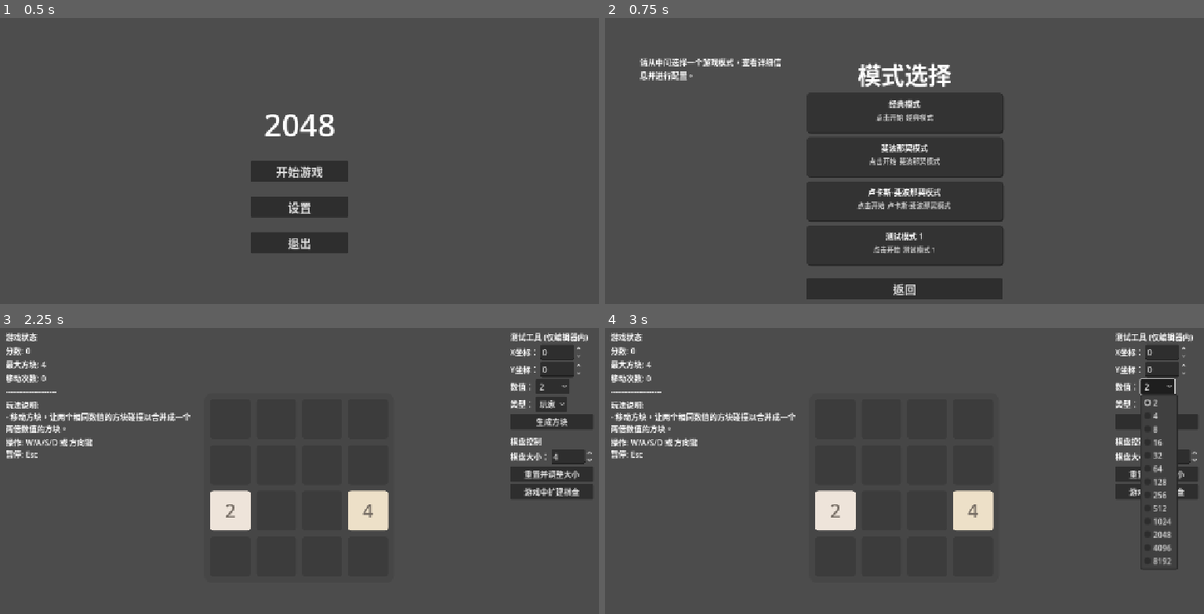
Above: before the commit, frames 1-4 (two rows, left to right).
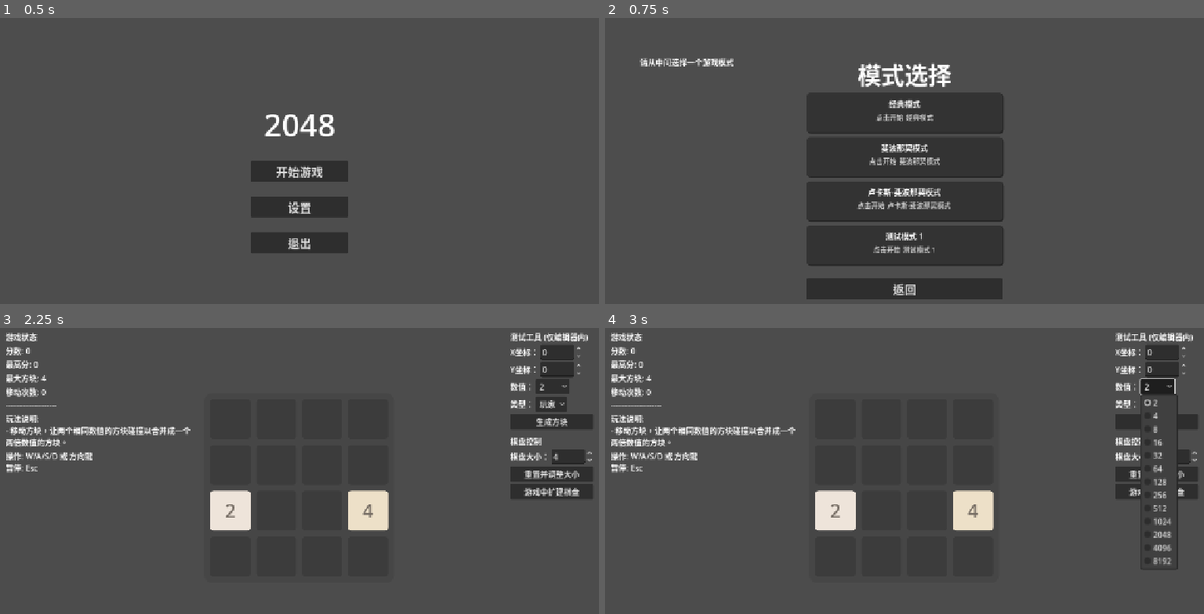
Above: after the commit, the same moments.

Repository: C76GN/2048-all-in-one
Game: Godot game, scene res://scenes/main_menu.tscn
Two runs of this game, one before a commit and one after it. Both use one fixed random seed, a clock stepped at 60 frames per second and the inputs below.
Inputs (mouse positions are in pixels of both pictures, inside the frame that each line leads up to):
- Up to frame 1 (0.5 s): no input
- Up to frame 2 (0.75 s): click "开始游戏" at 0.5 s
- Up to frame 3 (2.25 s): click (299, 422) at 1.25 s; click "开始游戏" at 2 s
- Up to frame 4 (3 s): click "2" at 2.75 s

Frame 1 is identical in both runs. In frame 2, 0.4% of the frame differs, in the area x 5-30%, y 13-22%; in frame 3, 2.4%, in the area x 1-32%, y 11-51%; in frame 4, 2.4%.

Commit message:
Refactor to use global EventBus for game events
Introduced a global EventBus singleton to decouple event communication between systems. Updated game_board, game_play, rules, and UI scripts to emit and listen for events via EventBus instead of direct signal connections. Refactored HUD and mode selection UI for more persistent and efficient updates. Improved HUD data aggregation and formatting, and standardized rule interfaces for HUD context data.

Diff:
--- /dev/null
+++ b/global/event_bus.gd
@@ -0,0 +1,34 @@
+# global/event_bus.gd
+
+## EventBus: 一个全局事件总线单例。
+##
+## 用于解耦游戏中的各个系统。系统可以向总线发射信号，
+## 而其他系统可以监听这些信号，从而实现通信，而无需直接引用彼此。
+extends Node
+
+## 在分数更新时发出。
+## @param amount: 新增的分数。
+@warning_ignore("unused_signal")
+signal score_updated(amount: int)
+
+## 在一次有效的移动（至少有一个方块移动或合并）完成后发出。
+@warning_ignore("unused_signal")
+signal move_made
+
+## 当有怪物在交互中被消灭时发出。
+@warning_ignore("unused_signal")
+signal monster_killed
+
+## 当游戏根据规则判定为失败时发出。
+@warning_ignore("unused_signal")
+signal game_lost
+
+## 当需要更新HUD显示时发出。
+## @param display_data: 一个包含所有要在HUD上显示的信息的字典。
+@warning_ignore("unused_signal")
+signal hud_update_requested(display_data: Dictionary)
+
+## 当棋盘尺寸发生改变时发出（重置或扩建后）。
+## @param new_grid_size: 棋盘的新尺寸。
+@warning_ignore("unused_signal")
+signal board_resized(new_grid_size: int)
--- a/project.godot
+++ b/project.godot
@@ -19,6 +19,7 @@
 
 GlobalGameManager="*res://global/game_manager.gd"
 SaveManager="*res://global/save_manager.gd"
+EventBus="*res://global/event_bus.gd"
 
 [display]
 
--- a/scripts/game_board.gd
+++ b/scripts/game_board.gd
@@ -4,19 +4,8 @@
 ##
 ## 该脚本处理棋盘的初始化、方块的生成、移动和交互。它被设计为一个通用的“执行者”，
 ## 自身不包含任何具体的游戏规则（如如何合并、如何算输），而是通过外部注入的规则对象来执行逻辑。
-## 通过信号与游戏主场景进行通信，实现了逻辑与表现的分离。
+## 通过全局事件总线（EventBus）发布游戏事件，实现了逻辑与表现的分离。
 extends Control
-
-# --- 信号定义 ---
-
-## 当一次有效的移动成功执行后发出。
-signal move_made
-## 当游戏根据规则无法再进行下去时发出。
-signal game_lost
-## 当棋盘完成重置或扩建后发出，传递新的尺寸。
-signal board_resized(new_grid_size)
-## 当一次合并产生分数时发出。
-signal score_updated(amount)
 
 # --- 常量与预加载资源 ---
 
@@ -108,7 +97,7 @@
 			for tween in move_tweens:
 				await tween.finished
 
-		move_made.emit()
+		EventBus.move_made.emit()
 		_check_game_over()
 
 ## 生成一个指定信息的方块。
@@ -175,8 +164,7 @@
 	is_initialized = false
 	grid_size = new_size
 
-	initialize_board()
-	board_resized.emit(grid_size)
+	EventBus.board_resized.emit(grid_size)
 
 ## 在游戏进行中扩建棋盘（只能变大）。
 func live_expand(new_size: int) -> void:
@@ -196,7 +184,7 @@
 		grid[x].fill(null)
 
 	_animate_expansion(old_size, new_size)
-	board_resized.emit(grid_size)
+	EventBus.board_resized.emit(grid_size)
 
 ## 遍历整个网格，返回所有空格子坐标的数组。
 func get_empty_cells() -> Array:
@@ -257,7 +245,7 @@
 
 				# 如果交互结果包含分数，则发出信号
 				if result.has("score"):
-					score_updated.emit(result["score"])
+					EventBus.score_updated.emit(result["score"])
 
 				i += 2
 				continue
@@ -283,7 +271,7 @@
 func _check_game_over() -> void:
 	# 将判断逻辑委托给注入的规则对象。
 	if game_over_rule.is_game_over(self, interaction_rule):
-		game_lost.emit()
+		EventBus.game_lost.emit()
 
 # --- 视觉与动画 ---
 
--- a/scripts/modes/game_play.gd
+++ b/scripts/modes/game_play.gd
@@ -26,13 +26,21 @@
 var is_game_over: bool = false
 var score: int = 0
 var current_grid_size: int = 4
-
-## Godot生命周期函数：在节点进入场景树时被调用，负责整个游戏场景的初始化。
+var initial_high_score: int = 0
+
+## Godot生命周期函数：在节点进入场景树时被调用。
 func _ready() -> void:
+	_initialize_game()
+
+## [内部函数] 负责整个游戏场景的初始化或重置。
+## @param new_grid_size: 如果提供（大于-1），则使用此尺寸，否则从GlobalGameManager获取。
+func _initialize_game(new_grid_size: int = -1) -> void:
 	# 步骤1: 从 GlobalGameManager 加载所选的游戏模式配置和棋盘大小。
 	var config_path = GlobalGameManager.get_selected_mode_config_path()
-	# 从 GlobalGameManager 获取棋盘大小
-	current_grid_size = GlobalGameManager.get_selected_grid_size()
+	if new_grid_size > -1:
+		current_grid_size = new_grid_size
+	else:
+		current_grid_size = GlobalGameManager.get_selected_grid_size()
 
 	if config_path != "":
 		mode_config = load(config_path)
@@ -41,6 +49,10 @@
 		push_error("错误: 无法加载游戏模式配置。")
 		get_tree().quit()
 		return
+
+	# 在游戏开始时，获取并存储一次最高分。
+	var mode_id = mode_config.resource_path.get_file().get_basename()
+	initial_high_score = SaveManager.get_high_score(mode_id, current_grid_size)
 
 	# 在初始化GameBoard前，设置其 grid_size 属性
 	game_board.grid_size = current_grid_size
@@ -72,7 +84,7 @@
 			for node_key in required_nodes:
 				if required_nodes[node_key] == "Timer":
 					var new_timer = Timer.new()
-					add_child(new_timer) # 将Timer添加到场景树以使其运行
+					add_child(new_timer)
 					created_nodes[node_key] = new_timer
 
 		# 将所有依赖项（棋盘、创建的节点）注入规则实例。
@@ -87,15 +99,15 @@
 	rule_manager.dispatch_event(RuleManager.Events.INITIALIZE_BOARD)
 
 	_initialize_test_tools()
-	_update_stats_display()
+	_update_and_publish_hud_data()
 
 ## Godot生命周期函数：每帧调用。用于处理需要高频更新的逻辑，例如UI倒计时。
 func _process(_delta: float) -> void:
 	# 每帧更新UI，因为有些规则（如计时器）是实时变化的。
 	if not is_game_over:
-		_update_stats_display()
-
-## [内部函数] 集中管理所有节点和规则的信号连接。
+		_update_and_publish_hud_data()
+
+## [内部函数] 集中管理所有信号连接。
 func _connect_signals() -> void:
 	# 连接来自输入控制器的信号
 	if is_instance_valid(input_controller):
@@ -104,41 +116,32 @@
 		if not input_controller.pause_toggled.is_connected(_toggle_pause_menu):
 			input_controller.pause_toggled.connect(_toggle_pause_menu)
 
-	# 连接来自核心组件的信号
-	if not game_board.move_made.is_connected(_on_game_board_move_made):
-		game_board.move_made.connect(_on_game_board_move_made)
-
-	if not game_board.game_lost.is_connected(_on_game_lost):
-		game_board.game_lost.connect(_on_game_lost)
-
-	if not game_board.board_resized.is_connected(_on_board_resized):
-		game_board.board_resized.connect(_on_board_resized)
-
-	if not game_board.score_updated.is_connected(_on_score_updated):
-		game_board.score_updated.connect(_on_score_updated)
-
-	# 连接来自UI菜单的信号
 	if not pause_menu.resume_game.is_connected(_on_resume_game):
 		pause_menu.resume_game.connect(_on_resume_game)
-
 	if not pause_menu.restart_game.is_connected(_on_restart_game):
 		pause_menu.restart_game.connect(_on_restart_game)
-
 	if not pause_menu.return_to_main_menu.is_connected(_on_return_to_main_menu):
 		pause_menu.return_to_main_menu.connect(_on_return_to_main_menu)
 
 	if not game_over_menu.restart_game.is_connected(_on_restart_game):
 		game_over_menu.restart_game.connect(_on_restart_game)
-
 	if not game_over_menu.return_to_main_menu.is_connected(_on_return_to_main_menu):
 		game_over_menu.return_to_main_menu.connect(_on_return_to_main_menu)
 
-	# 连接来自规则的信号
+	# --- 连接来自规则和EventBus的信号 ---
 	if is_instance_valid(rule_manager) and not rule_manager.spawn_tile_requested.is_connected(game_board.spawn_tile):
 		rule_manager.spawn_tile_requested.connect(game_board.spawn_tile)
 
-	if is_instance_valid(interaction_rule) and not interaction_rule.monster_killed.is_connected(_on_monster_killed):
-		interaction_rule.monster_killed.connect(_on_monster_killed)
+	if not EventBus.move_made.is_connected(_on_move_made):
+		EventBus.move_made.connect(_on_move_made)
+	if not EventBus.game_lost.is_connected(_on_game_lost):
+		EventBus.game_lost.connect(_on_game_lost)
+	if not EventBus.score_updated.is_connected(_on_score_updated):
+		EventBus.score_updated.connect(_on_score_updated)
+	if not EventBus.monster_killed.is_connected(_on_monster_killed):
+		EventBus.monster_killed.connect(_on_monster_killed)
+	if not EventBus.board_resized.is_connected(_on_board_resized):
+		EventBus.board_resized.connect(_on_board_resized)
 
 # --- 信号处理函数 ---
 
@@ -147,20 +150,15 @@
 	if is_game_over: return
 	game_board.handle_move(direction)
 
-## 当 GameBoard 发出 move_made 信号时调用。
-func _on_game_board_move_made() -> void:
+func _on_move_made() -> void:
 	move_count += 1
-
-	# 通过管理器分发“玩家移动”事件，让所有相关规则按优先级执行。
-	# 时间奖励逻辑现在也由RuleManager通过ON_MOVE事件统一处理。
 	rule_manager.dispatch_event(RuleManager.Events.PLAYER_MOVED)
-
-	_update_stats_display()
+	_update_and_publish_hud_data()
 
 ## 当 GameBoard 发出 game_lost 信号时调用。
 func _on_game_lost() -> void:
 	is_game_over = true
-	# 通知所有规则进行清理（如停止计时器）。
+	# 通知所有规则进行清理
 	for rule in all_spawn_rules:
 		rule.teardown()
 
@@ -173,44 +171,50 @@
 ## 当 InteractionRule 报告有怪物被消灭时调用。
 func _on_monster_killed() -> void:
 	monsters_killed += 1
-	# 分发“怪物被消灭”事件，未来可以用于实现“消灭怪物后生成宝箱”等规则。
 	rule_manager.dispatch_event(RuleManager.Events.MONSTER_KILLED)
-	_update_stats_display()
+	_update_and_publish_hud_data()
+
+func _on_score_updated(amount: int) -> void:
+	score += amount
+	_update_and_publish_hud_data()
 
 ## 当棋盘大小改变时，更新测试面板的坐标限制。
 func _on_board_resized(new_size: int):
 	if OS.has_feature("editor") and is_instance_valid(test_panel):
 		test_panel.update_coordinate_limits(new_size)
 
-## 当 GameBoard 发出 score_updated 信号时调用。
-func _on_score_updated(amount: int) -> void:
-	score += amount
-	_update_stats_display() # 分数变化后立即更新显示
-
 # --- UI 更新 & 菜单逻辑 ---
 
-## [内部函数] 聚合所有规则和状态的数据，并更新HUD显示。
-func _update_stats_display() -> void:
+## [内部函数] 聚合所有数据，格式化，并通过EventBus发布给HUD。
+func _update_and_publish_hud_data() -> void:
 	var display_data = {}
 
 	# --- 核心游戏信息 ---
 	display_data["score"] = "分数: %d" % score
+
+	# 使用 initial_high_score 进行实时比较和显示
+	if score > initial_high_score:
+		display_data["high_score"] = "最高分: %d [color=yellow](新纪录!)[/color]" % score
+	else:
+		display_data["high_score"] = "最高分: %d" % initial_high_score
+
 	display_data["highest_tile"] = "最大方块: %d" % game_board.get_max_player_value()
 	display_data["move_count"] = "移动次数: %d" % move_count
 
-	# --- 模式特定信息 (通过上下文传递给规则) ---
+	# --- 规则动态信息 ---
+	var player_values = game_board.get_all_player_tile_values()
+	var player_values_set = {}
+	for v in player_values: player_values_set[v] = true
+
+	var rule_context = {
+		"monsters_killed": monsters_killed, "score": score, "move_count": move_count,
+		"all_player_values": player_values, "max_player_value": game_board.get_max_player_value(),
+		"player_values_set": player_values_set
+	}
+
 	if is_instance_valid(interaction_rule):
-		# 创建一个上下文，将游戏状态传递给规则，避免规则直接依赖棋盘
-		var context = {
-			"monsters_killed": monsters_killed,
-			"score": score,
-			"move_count": move_count,
-			"all_player_values": game_board.get_all_player_tile_values(),
-			"max_player_value": game_board.get_max_player_value()
-		}
-		var interaction_data = interaction_rule.get_display_data(context)
-		if not interaction_data.is_empty():
-			display_data.merge(interaction_data)
+		var interaction_data = interaction_rule.get_hud_context_data(rule_context)
+		_format_interaction_data(display_data, interaction_data)
 
 	# --- 规则动态信息 ---
 	# 从所有规则中聚合需要显示的动态数据（如计时器）
@@ -220,22 +224,66 @@
 			display_data.merge(rule_data)
 
 	# --- 静态帮助信息 ---
-	display_data["separator"] = "--------------------" # 分隔符
+	display_data["separator"] = "--------------------"
 	if not mode_config.mode_description.is_empty():
 		display_data["description"] = mode_config.mode_description
-
 	display_data["controls"] = "操作: W/A/S/D 或 方向键\n暂停: Esc"
 
-	hud.update_display(display_data)
-
-## [内部函数] 切换暂停菜单的可见性及游戏的暂停状态。
+	EventBus.hud_update_requested.emit(display_data)
+
+## [内部辅助] 将来自规则的原始数据格式化为HUD所需的数据结构。
+func _format_interaction_data(p_display_data: Dictionary, p_raw_data: Dictionary):
+	# 战斗模式
+	if p_raw_data.has("monsters_killed"):
+		p_display_data["monsters_killed"] = "消灭怪物: %d" % p_raw_data["monsters_killed"]
+
+	# 斐波那契模式
+	if p_raw_data.has("fib_sequence"):
+		var fib_data_for_ui = [{"text": "合成序列:", "color": Color.WHITE}]
+		var player_set = p_raw_data["player_values_set"]
+		for num in p_raw_data["fib_sequence"]:
+			var item = {"text": str(num), "color": Color.GRAY}
+			if player_set.has(num): item["color"] = Color.WHITE
+			fib_data_for_ui.append(item)
+		p_display_data["fibonacci_sequence"] = fib_data_for_ui
+
+	# 卢卡斯-斐波那契模式
+	if p_raw_data.has("luc_sequence"):
+		var player_set = p_raw_data["player_values_set"]
+		var synthesis_data = p_raw_data.get("synthesis_data", {})
+		var highlight_fib_components = {}
+		var highlight_lucas_set = {}
+
+		if not synthesis_data.is_empty():
+			highlight_fib_components[synthesis_data["f_minus_1"]] = true
+			highlight_fib_components[synthesis_data["f_plus_1"]] = true
+			highlight_lucas_set[synthesis_data["l_n"]] = true
+			p_display_data["synthesis_tip_display"] = "合成提示: [color=cyan]%d[/color] + [color=cyan]%d[/color] = [color=yellow]%d[/color]" % [synthesis_data["f_minus_1"], synthesis_data["f_plus_1"], synthesis_data["l_n"]]
+
+		var fib_data_for_ui = [{"text": "斐波那契:", "color": Color.WHITE}]
+		for num in p_raw_data["fib_sequence"]:
+			if num > p_raw_data["max_display_value"]: break
+			var item = {"text": str(num), "color": Color.GRAY}
+			if highlight_fib_components.has(num): item["color"] = Color.CYAN
+			elif player_set.has(num): item["color"] = Color.WHITE
+			fib_data_for_ui.append(item)
+		p_display_data["fib_sequence_display"] = fib_data_for_ui
+
+		var luc_data_for_ui = [{"text": "卢卡斯:", "color": Color.WHITE}]
+		for num in p_raw_data["luc_sequence"]:
+			if num > p_raw_data["max_display_value"]: break
+			var item = {"text": str(num), "color": Color.GRAY}
+			if highlight_lucas_set.has(num): item["color"] = Color.YELLOW
+			elif player_set.has(num): item["color"] = Color.WHITE
+			luc_data_for_ui.append(item)
+		p_display_data["luc_sequence_display"] = luc_data_for_ui
+
 func _toggle_pause_menu():
-	# 仅当游戏未结束时才能暂停
 	if is_game_over: return
 	get_tree().paused = not get_tree().paused
 	pause_menu.toggle()
 
-## [内部函数] 初始化仅在编辑器中可见的测试工具面板。
+## [内部函数] 初始化测试工具。
 func _initialize_test_tools():
 	if not OS.has_feature("with_test_panel") and not OS.has_feature("editor"):
 		test_panel.visible = false
@@ -259,6 +307,7 @@
 	# 2. 使用当前模式的规则来配置TestPanel
 	var spawnable_types = interaction_rule.get_spawnable_types()
 	test_panel.setup_panel(spawnable_types)
+	test_panel.update_coordinate_limits(current_grid_size)
 
 ## 响应来自测试面板的生成方块请求。
 func _on_test_panel_spawn_requested(grid_pos: Vector2i, value: int, type_id: int) -> void:
@@ -281,14 +330,13 @@
 	if is_instance_valid(rule_manager):
 		rule_manager.queue_free()
 
-	is_game_over = false
-	monsters_killed = 0
-	move_count = 0
-	score = 0
+	is_game_over = false; monsters_killed = 0; move_count = 0; score = 0
+
+	# 先清理棋盘，但不在这里设置尺寸，交由 _initialize_game 统一处理
 	game_board.reset_and_resize(new_size, mode_config.board_theme)
 
-	# 重置后，重新执行完整的初始化流程。
-	_ready()
+	# MODIFIED: 将 new_size 传递给初始化函数
+	_initialize_game(new_size)
 
 ## 响应“继续游戏”事件。
 func _on_resume_game(): _toggle_pause_menu()
--- a/scripts/rules/base/interaction_rule.gd
+++ b/scripts/rules/base/interaction_rule.gd
@@ -19,10 +19,6 @@
 func process_interaction(_tile_a: Tile, _tile_b: Tile, _p_rule: InteractionRule) -> Dictionary:
 	return {} # 默认不交互不交互
 
-## 当一个怪物在交互中被消灭时发出。
-@warning_ignore("unused_signal")
-signal monster_killed
-
 # 判断两个方块是否可以发生交互，但不实际执行。
 # 具体的规则需要重写此方法。
 func can_interact(_tile_a: Tile, _tile_b: Tile) -> bool:
@@ -39,9 +35,9 @@
 func get_color_scheme_index(_value: int) -> int:
 	return 0
 
-## 获取用于在HUD上显示的动态数据。
-## 子类可以重写此方法，返回一个字典，供HUD展示。
-func get_display_data(_context: Dictionary = {}) -> Dictionary:
+## 获取此规则相关的、用于HUD显示的原始上下文数据。
+## 子类可以重写此方法，返回一个字典，供上层逻辑（如GamePlay）格式化后展示。
+func get_hud_context_data(_context: Dictionary = {}) -> Dictionary:
 	return {}
 
 ## 获取此规则下所有可生成的方块“类型”。
--- a/scripts/rules/interaction/battle_interaction_rule.gd
+++ b/scripts/rules/interaction/battle_interaction_rule.gd
@@ -26,7 +26,7 @@
 			player_tile.setup(int(player_tile.value / monster_tile.value), player_tile.type, p_rule, player_tile.color_schemes)
 			player_tile.animate_transform()
 			monster_tile.queue_free()
-			monster_killed.emit()
+			EventBus.monster_killed.emit()
 			return {"merged_tile": player_tile, "consumed_tile": monster_tile}
 		elif player_tile.value < monster_tile.value:
 			monster_tile.setup(int(monster_tile.value / player_tile.value), monster_tile.type, p_rule, monster_tile.color_schemes)
@@ -38,7 +38,7 @@
 			tile_b.animate_transform()
 			tile_a.queue_free()
 			if tile_a.type == Tile.TileType.MONSTER:
-				monster_killed.emit()
+				EventBus.monster_killed.emit()
 			return {"merged_tile": tile_b, "consumed_tile": tile_a}
 
 	return {} # 没有发生交互
@@ -88,11 +88,12 @@
 		current_power_of_two *= 2
 	return values
 
-## 获取用于在HUD上显示的动态数据。
+## 获取用于在HUD上显示的原始上下文数据。
 ## @param context: 包含当前游戏状态的字典。
-## @return: 一个包含战斗模式特定显示信息的字典。
-func get_display_data(context: Dictionary = {}) -> Dictionary:
+## @return: 一个包含战斗模式特定原始信息的字典。
+func get_hud_context_data(context: Dictionary = {}) -> Dictionary:
 	var data = {}
 	if context.has("monsters_killed"):
-		data["monsters_killed"] = "消灭怪物: %d" % context["monsters_killed"]
+		# 只返回原始数据，让上层去格式化
+		data["monsters_killed"] = context["monsters_killed"]
 	return data
--- a/scripts/rules/interaction/fibonacci_interaction_rule.gd
+++ b/scripts/rules/interaction/fibonacci_interaction_rule.gd
@@ -128,33 +128,24 @@
 
 	return sequence
 
-## 获取用于在HUD上显示的动态数据。
-func get_display_data(context: Dictionary = {}) -> Dictionary:
+## 获取用于在HUD上显示的原始上下文数据。
+func get_hud_context_data(context: Dictionary = {}) -> Dictionary:
 	var max_value = context.get("max_player_value", 0)
-	var all_player_values = context.get("all_player_values", [])
 
 	var max_display_value = 5 + max_value * 2
 
-	var player_tiles_set = {}
-	for v in all_player_values:
-		player_tiles_set[v] = true
-
+	# 动态生成序列直到达到上限
 	var sequence: Array[int] = [1, 2]
-	# 动态生成序列直到达到上限
 	while true:
 		var next_fib = sequence[-1] + sequence[-2]
 		if next_fib > max_display_value: break
 		sequence.append(next_fib)
 
-	# 构建斐波那契数列的数据数组
-	var fib_data = [{"text": "合成序列:", "color": Color.WHITE}]
-	for num in sequence:
-		var item = {"text": str(num), "color": Color.GRAY}
-		if player_tiles_set.has(num):
-			item["color"] = Color.WHITE
-		fib_data.append(item)
-
-	return {"fibonacci_sequence": fib_data}
+	# 只返回原始数据
+	return {
+		"fib_sequence": sequence,
+		"player_values_set": context.get("player_values_set", {})
+	}
 
 ## 获取此规则下所有可生成的方块“类型”。
 func get_spawnable_types() -> Dictionary:
--- a/scripts/rules/interaction/lucas_fibonacci_interaction_rule.gd
+++ b/scripts/rules/interaction/lucas_fibonacci_interaction_rule.gd
@@ -111,59 +111,35 @@
 
 	return 0
 
-## 获取用于在HUD上显示的动态数据。
-func get_display_data(context: Dictionary = {}) -> Dictionary:
-	# 1. 获取棋盘上的最大值，并设定一个动态的显示上限
+## 获取用于在HUD上显示的原始上下文数据。
+func get_hud_context_data(context: Dictionary = {}) -> Dictionary:
 	var max_player_value = context.get("max_player_value", 0)
 	var max_display_value = 5 + max_player_value * 2
+	var player_tiles_set = context.get("player_values_set", {})
 
-	# 2. 获取棋盘上所有玩家方块的数值，并存入一个集合以便快速查找
-	var player_tiles_set = {}
-	var all_player_values = context.get("all_player_values", [])
-	for v in all_player_values:
-		player_tiles_set[v] = true
-
-	# 3. 找出所有潜在的可合成关系
-	var highlight_lucas_set = {} # 存储可合成的卢卡斯数 (产物)
-	var highlight_fib_components = {} # 存储用于合成的斐波那契数 (原料)
-	var synthesis_tip = "" # 用于生成 "合成提示" 字符串
+	var synthesis_data = {}
 
 	for i in range(1, _fib_sequence.size() - 1):
 		var f_n_minus_1 = _fib_sequence[i - 1]
 		var f_n_plus_1 = _fib_sequence[i + 1]
-		# 如果玩家同时拥有 F(n-1) 和 F(n+1)
 		if player_tiles_set.has(f_n_minus_1) and player_tiles_set.has(f_n_plus_1):
 			var l_n = f_n_minus_1 + f_n_plus_1
-			highlight_lucas_set[l_n] = true
-			highlight_fib_components[f_n_minus_1] = true
-			highlight_fib_components[f_n_plus_1] = true
-			# 合成提示使用BBCode，因为它由一个单独的RichTextLabel显示
-			synthesis_tip = "合成提示: [color=cyan]%d[/color] + [color=cyan]%d[/color] = [color=yellow]%d[/color]" % [f_n_minus_1, f_n_plus_1, l_n]
+			synthesis_data = {
+				"f_minus_1": f_n_minus_1,
+				"f_plus_1": f_n_plus_1,
+				"l_n": l_n
+			}
+			break # 只显示一个合成提示
 
-	# 4. 构建斐波那契数列的数据数组
-	var fib_data = [{"text": "斐波那契:", "color": Color.WHITE}]
-	for num in _fib_sequence:
-		if num > max_display_value: break
-		var item = {"text": str(num), "color": Color.GRAY}
-		if highlight_fib_components.has(num): item["color"] = Color.CYAN
-		elif player_tiles_set.has(num): item["color"] = Color.WHITE
-		fib_data.append(item)
-
-	# 5. 构建卢卡斯数列的数据数组
-	var luc_data = [{"text": "卢卡斯:", "color": Color.WHITE}]
 	var temp_luc_sequence = _luc_sequence.slice(1)
 	temp_luc_sequence.sort()
-	for num in temp_luc_sequence:
-		if num > max_display_value: break
-		var item = {"text": str(num), "color": Color.GRAY}
-		if highlight_lucas_set.has(num): item["color"] = Color.YELLOW
-		elif player_tiles_set.has(num): item["color"] = Color.WHITE
-		luc_data.append(item)
 
 	return {
-		"fib_sequence_display": fib_data,
-		"luc_sequence_display": luc_data,
-		"synthesis_tip_display": synthesis_tip
+		"fib_sequence": _fib_sequence,
+		"luc_sequence": temp_luc_sequence,
+		"max_display_value": max_display_value,
+		"player_values_set": player_tiles_set,
+		"synthesis_data": synthesis_data,
 	}
 
 ## 获取此规则下所有可生成的方块“类型”。
--- a/scripts/ui/hud.gd
+++ b/scripts/ui/hud.gd
@@ -19,6 +19,10 @@
 # 结构: { "data_key": ControlNode }
 var _stat_labels: Dictionary = {}
 
+## Godot生命周期函数：当节点进入场景树时调用。
+func _ready() -> void:
+	# 订阅事件总线上的HUD更新请求。
+	EventBus.hud_update_requested.connect(update_display)
 
 # --- 公共接口 ---
 
--- a/scripts/ui/mode_selection.gd
+++ b/scripts/ui/mode_selection.gd
@@ -21,13 +21,22 @@
 @onready var right_panel_container: VBoxContainer = $CenterContainer/MainLayout/RightPanelContainer
 @onready var start_game_button: Button = $CenterContainer/MainLayout/RightPanelContainer/StartGameButton
 @onready var grid_size_spinbox: SpinBox = $CenterContainer/MainLayout/RightPanelContainer/HBoxContainer/SpinBox
+@onready var _info_default_label: Label = $CenterContainer/MainLayout/LeftPanel/Label
 
 # --- 内部状态 ---
 var _selected_mode_config: GameModeConfig = null
 var _current_grid_size: int = 4
 
+# --- 用于左侧面板的持久化UI元素 ---
+var _info_name_label: Label
+var _info_separator: HSeparator
+var _info_desc_label: Label
+var _info_score_label: Label
+
+
 ## Godot生命周期函数：当节点及其子节点进入场景树时调用。
 func _ready() -> void:
+	_create_persistent_info_panel()
 	_populate_mode_list()
 	_reset_panels_to_default()
 	back_button.pressed.connect(GlobalGameManager.return_to_main_menu)
@@ -40,6 +49,28 @@
 
 
 # --- 内部核心函数 ---
+
+## 在启动时创建一次左侧面板的所有UI元素（除了已存在的默认标签）。
+func _create_persistent_info_panel() -> void:
+	# 模式名称标签
+	_info_name_label = Label.new()
+	_info_name_label.add_theme_font_size_override("font_size", 24)
+	left_panel_container.add_child(_info_name_label)
+
+	# 分隔符
+	_info_separator = HSeparator.new()
+	left_panel_container.add_child(_info_separator)
+
+	# 模式描述标签
+	_info_desc_label = Label.new()
+	_info_desc_label.autowrap_mode = TextServer.AUTOWRAP_WORD
+	_info_desc_label.size_flags_horizontal = Control.SIZE_FILL
+	left_panel_container.add_child(_info_desc_label)
+
+	# 最高分标签
+	_info_score_label = Label.new()
+	left_panel_container.add_child(_info_score_label)
+
 
 ## 动态生成模式卡片列表。
 func _populate_mode_list() -> void:
@@ -59,15 +90,14 @@
 
 ## 重置左右面板到未选择模式时的默认状态。
 func _reset_panels_to_default() -> void:
-	for child in left_panel_container.get_children():
-		child.queue_free()
+	# 显示默认提示，隐藏详细信息
+	_info_default_label.visible = true
+	_info_name_label.visible = false
+	_info_separator.visible = false
+	_info_desc_label.visible = false
+	_info_score_label.visible = false
 
-	var default_label = Label.new()
-	default_label.text = "请从中间选择一个游戏模式，查看详细信息并进行配置。"
-	default_label.autowrap_mode = TextServer.AUTOWRAP_WORD
-	default_label.size_flags_horizontal = Control.SIZE_FILL
-	left_panel_container.add_child(default_label)
-
+	# 隐藏右侧配置面板
 	for child in right_panel_container.get_children():
 		child.visible = false
 	start_game_button.disabled = true
@@ -78,7 +108,17 @@
 		_reset_panels_to_default()
 		return
 
+	# 隐藏默认提示，显示详细信息
+	_info_default_label.visible = false
+	_info_name_label.visible = true
+	_info_separator.visible = true
+	_info_desc_label.visible = true
+	_info_score_label.visible = true
+
+	# 更新左侧面板内容（只更新文本，不重建节点）
 	_populate_left_panel()
+
+	# 更新右侧面板内容
 	_populate_right_panel()
 
 	for child in right_panel_container.get_children():
@@ -87,30 +127,9 @@
 
 ## 根据当前选中的模式和配置，填充左侧信息面板。
 func _populate_left_panel() -> void:
-	for child in left_panel_container.get_children():
-		child.queue_free()
-
-	# 模式名称
-	var name_label = Label.new()
-	name_label.text = _selected_mode_config.mode_name
-	name_label.add_theme_font_size_override("font_size", 24)
-	left_panel_container.add_child(name_label)
-
-	# 分隔符
-	left_panel_container.add_child(HSeparator.new())
-
-	# 模式描述
-	var desc_label = Label.new()
-	desc_label.text = _selected_mode_config.mode_description
-	desc_label.autowrap_mode = TextServer.AUTOWRAP_WORD
-	desc_label.size_flags_horizontal = Control.SIZE_FILL
-	left_panel_container.add_child(desc_label)
-
-	# 最高分 (现在只创建标签，内容由 _update_high_score_label 更新)
-	var score_label = Label.new()
-	score_label.name = "HighScoreLabel" # 给它一个名字方便查找
-	left_panel_container.add_child(score_label)
-
+	# 只更新已存在标签的文本
+	_info_name_label.text = _selected_mode_config.mode_name
+	_info_desc_label.text = _selected_mode_config.mode_description
 	_update_high_score_label()
 
 
@@ -124,24 +143,30 @@
 
 ## 单独更新最高分标签的文本，现在会调用 SaveManager。
 func _update_high_score_label() -> void:
-	var score_label = left_panel_container.find_child("HighScoreLabel", true, false)
-	if is_instance_valid(score_label):
+	if is_instance_valid(_info_score_label):
 		var mode_id = _selected_mode_config.resource_path.get_file().get_basename()
+		# 即使没有记录，SaveManager.get_high_score 也会返回
 		var high_score = SaveManager.get_high_score(mode_id, _current_grid_size)
-		score_label.text = "\n在 %dx%d 尺寸下的最高分：%d" % [_current_grid_size, _current_grid_size, high_score]
+		_info_score_label.text = "\n在 %dx%d 尺寸下的最高分：%d" % [_current_grid_size, _current_grid_size, high_score]
 
 
 # --- 信号处理函数 ---
 
 ## 响应任一模式卡片的点击事件。
 func _on_mode_card_selected(config_path: String) -> void:
+	# 如果点击的是当前已选中的模式，则不执行任何操作，防止闪烁
+	if is_instance_valid(_selected_mode_config) and _selected_mode_config.resource_path == config_path:
+		return
+
 	_selected_mode_config = load(config_path)
 	_update_ui_for_selection()
 
 ## 响应棋盘大小SpinBox的值改变事件。
 func _on_grid_size_changed(new_value: float) -> void:
 	_current_grid_size = int(new_value)
-	_update_high_score_label()
+	# 确保在改变尺寸时，如果已有模式被选中，则立即更新最高分显示
+	if is_instance_valid(_selected_mode_config):
+		_update_high_score_label()
 
 ## 响应“开始游戏”按钮的点击事件。
 func _on_start_game_button_pressed() -> void:
Not shown, added: global/event_bus.gd.uid
